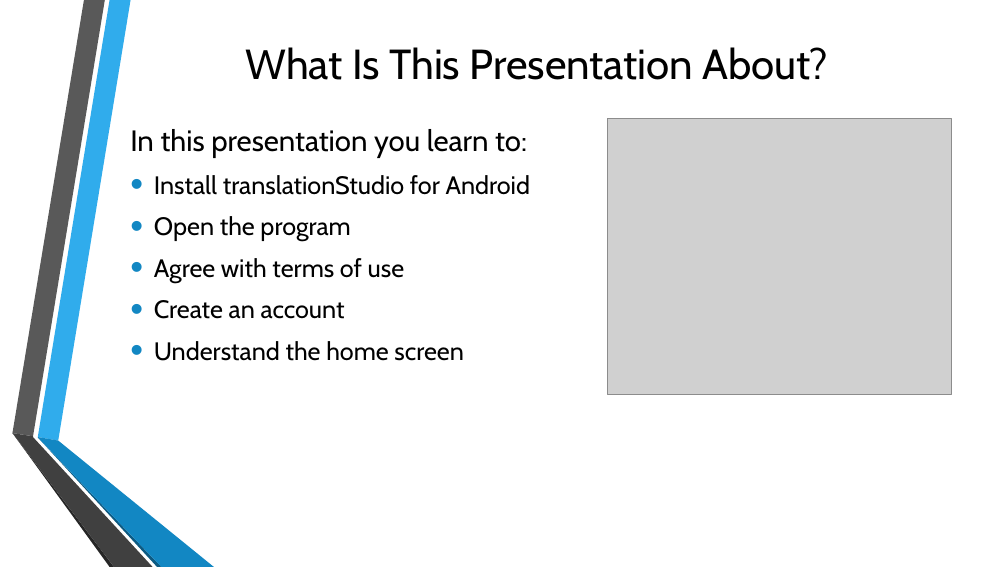
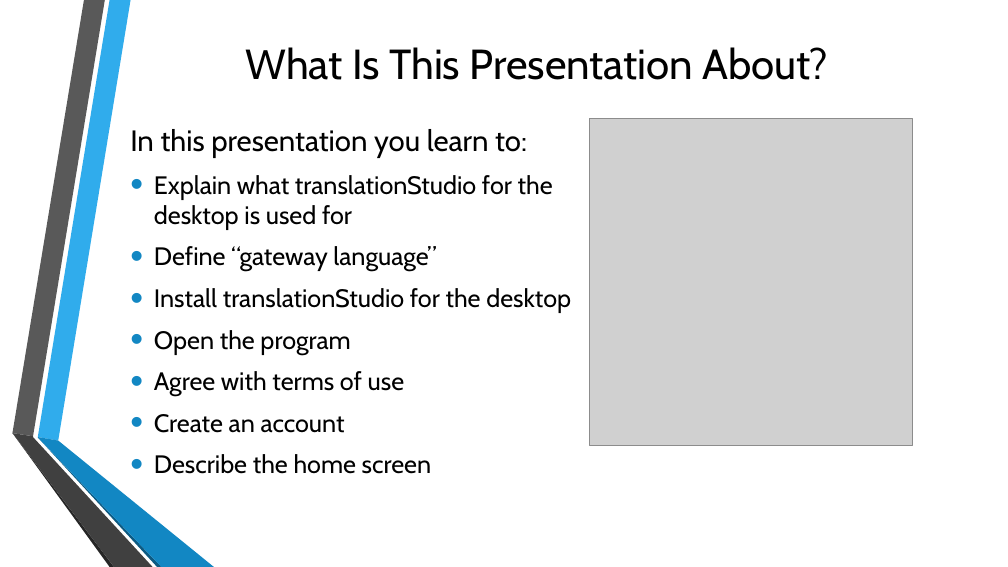
Before and after one commit to unfoldingWord-dev/translationStudio-Info, a slide deck: slide 2 of docs/GetStarted.pptx. Drawn at 1008x567 pixels with LibreOffice and Linux fonts; fonts in the diff are those of the drawing; grey boxes stand for pictures; background and template pictures are left out. Boxes give left, top, right and bottom in pixels: in the first picture for what was removed or moved away, otherwise in the second. Text is boxed around its words. In the diff, an @@ line names an element or a change of style, - is before the commit and + after.

```diff
--- a/docs/GetStarted.pptx
+++ b/docs/GetStarted.pptx
@@ picture resized from (x1=607, y1=119, x2=951, y2=395) to (x1=590, y1=119, x2=913, y2=446) @@
@@ text at (x1=154, y1=175, x2=571, y2=313): text changed @@
-• Install translationStudio for Android
+• Explain what translationStudio for the desktop is used for
+• Define “gateway language”
+• Install translationStudio for the desktop
@@ text at (x1=154, y1=454, x2=431, y2=474): text changed @@
-• Understand the home screen
+• Describe the home screen
```
Also in this commit, not shown: 6 other slides changed, 9 slides added, 2 slides removed, 1 other file.
